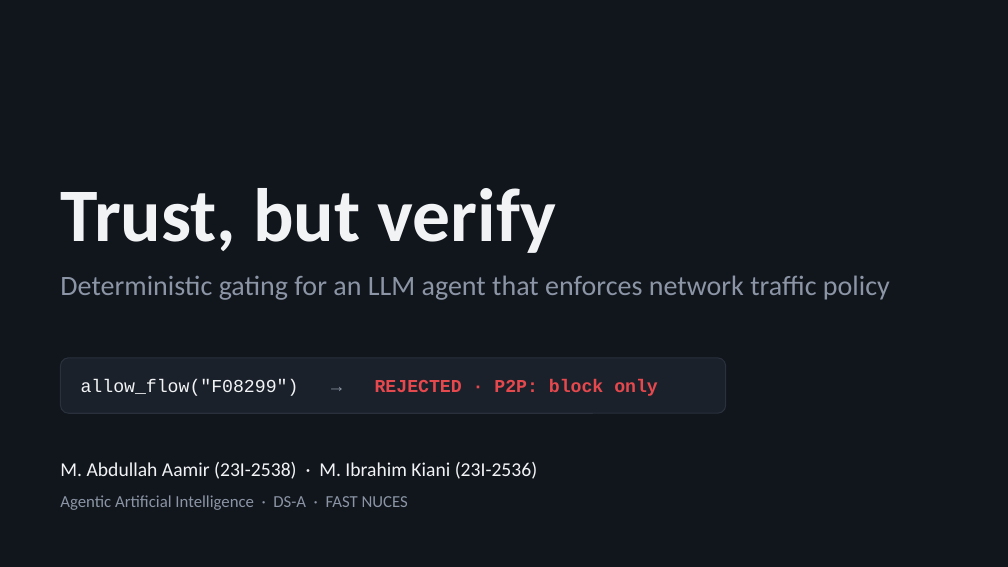
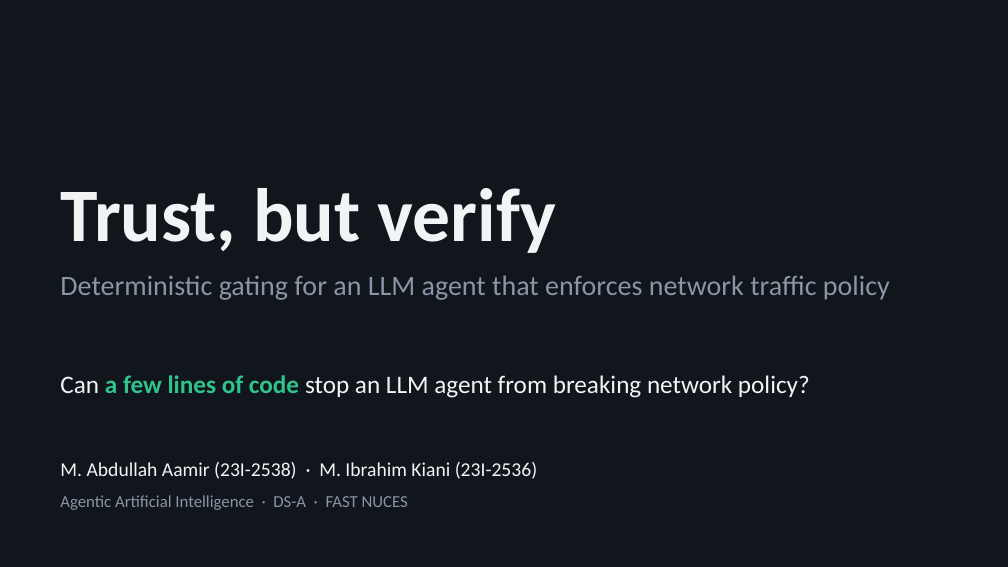
Before and after one commit to Hirotaka-Akihiro/trust-but-verify-2026, a slide deck: slide 1 of presentation/23i-2538_23i-2536_DS-A_Presentation.pptx. Drawn at 1008x567 pixels with LibreOffice and Linux fonts; fonts in the diff are those of the drawing. Boxes give left, top, right and bottom in pixels: in the first picture for what was removed or moved away, otherwise in the second. Text is boxed around its words. In the diff, an @@ line names an element or a change of style, - is before the commit and + after.

Commit message:
Replace title-slide hook with a one-line project intro

```diff
--- a/presentation/23i-2538_23i-2536_DS-A_Presentation.pptx
+++ b/presentation/23i-2538_23i-2536_DS-A_Presentation.pptx
@@ rounded rectangle removed at (60, 358, 726, 413) @@
@@ text added at (60, 375, 810, 398), 18 pt, text #F1F3F5 @@
+Can a few lines of code stop an LLM agent from breaking network policy?
@@ text removed at (81, 380, 658, 396) @@
-allow_flow("F08299") → REJECTED · P2P: block only
```
